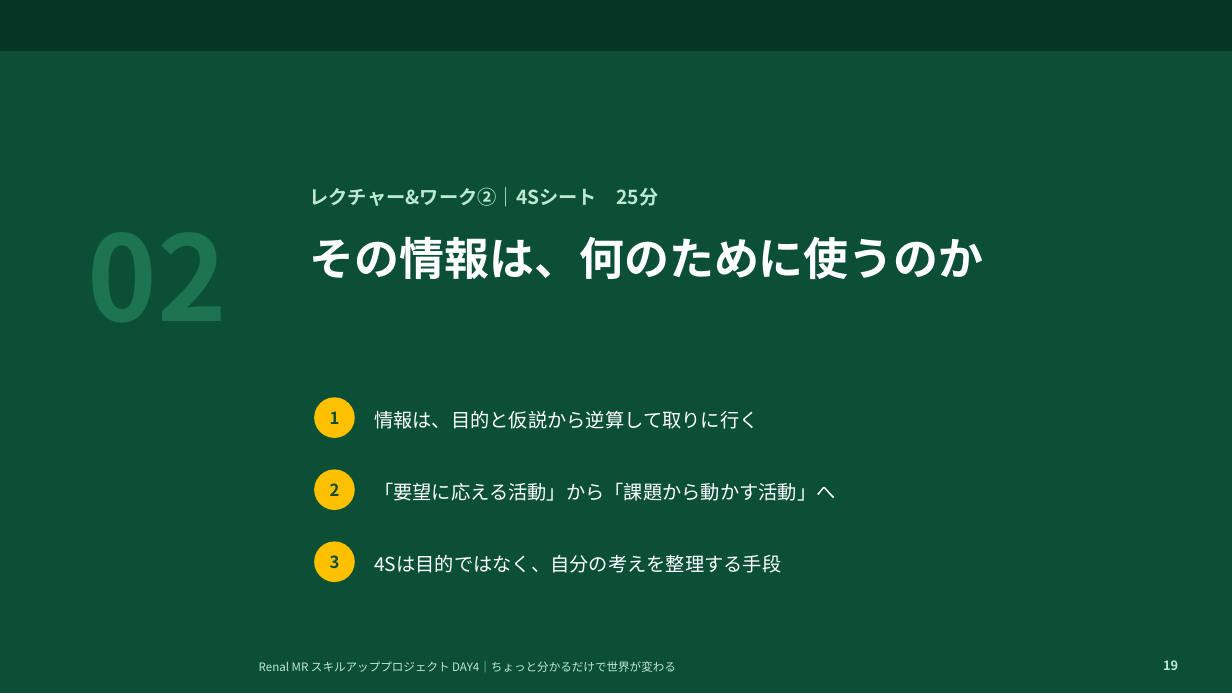
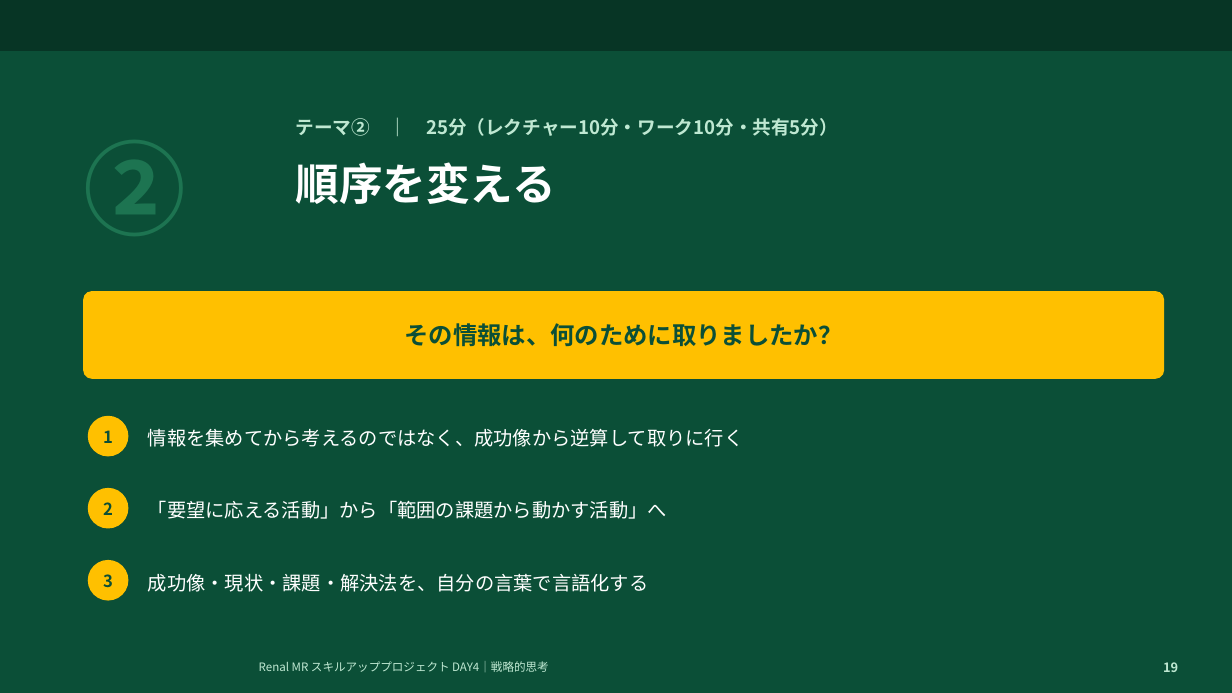
Before and after one commit to TAKUYA-1187/Claude, a slide deck: slide 19 of novartis_training/DAY4_ちょっと分かるだけで世界が変わる.pptx. Drawn at 1232x693 pixels with LibreOffice and Linux fonts; fonts in the diff are those of the drawing; background and template pictures are left out. Boxes give left, top, right and bottom in pixels: in the first picture for what was removed or moved away, otherwise in the second. Text is boxed around its words. In the diff, an @@ line names an element or a change of style, - is before the commit and + after.

```diff
--- a/novartis_training/DAY4_ちょっと分かるだけで世界が変わる.pptx
+++ b/novartis_training/DAY4_ちょっと分かるだけで世界が変わる.pptx
@@ text at (x1=296, y1=118, x2=838, y2=136): text changed; size 15 to 14.5 pt @@
-レクチャー&ワーク②｜4Sシート 25分
+テーマ② ｜ 25分（レクチャー10分・ワーク10分・共有5分）
@@ text at (x1=83, y1=125, x2=305, y2=263): text changed; size 92 to 80 pt @@
-02
+②
@@ text at (x1=296, y1=162, x2=556, y2=204): text changed; size 35 to 34 pt @@
-その情報は、何のために使うのか
+順序を変える
@@ rounded rectangle added at (x1=83, y1=291, x2=1165, y2=379), fill #FFC000, 19 pt, text #0B4F37, bold @@
+その情報は、何のために取りましたか？
@@ 3 ellipses moved together from (x1=314, y1=397, x2=355, y2=582) to (x1=88, y1=416, x2=128, y2=601) @@
@@ text at (x1=148, y1=429, x2=744, y2=447): text changed @@
-情報は、目的と仮説から逆算して取りに行く
+情報を集めてから考えるのではなく、成功像から逆算して取りに行く
@@ text at (x1=148, y1=500, x2=667, y2=519): text changed @@
-「要望に応える活動」から「課題から動かす活動」へ
+「要望に応える活動」から「範囲の課題から動かす活動」へ
@@ text removed at (x1=374, y1=555, x2=781, y2=573) @@
-4Sは目的ではなく、自分の考えを整理する手段
@@ text added at (x1=148, y1=573, x2=648, y2=592), 15 pt, text #FFFFFF @@
+成功像・現状・課題・解決法を、自分の言葉で言語化する
@@ text at (x1=259, y1=661, x2=549, y2=672): text changed @@
-Renal MR スキルアッププロジェクト DAY4｜ちょっと分かるだけで世界が変わる
+Renal MR スキルアッププロジェクト DAY4｜戦略的思考
```
Also in this commit, not shown: 26 other slides changed, 3 slides added, 5 slides removed, 2 other files.
